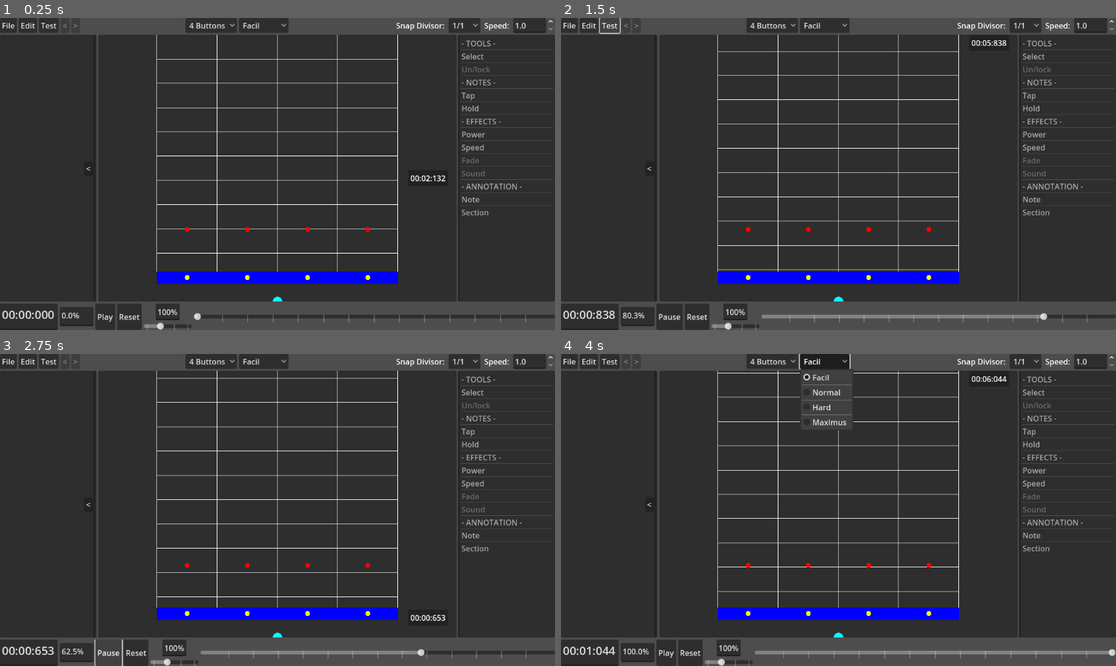
Above: before the commit, frames 1-4 (two rows, left to right).
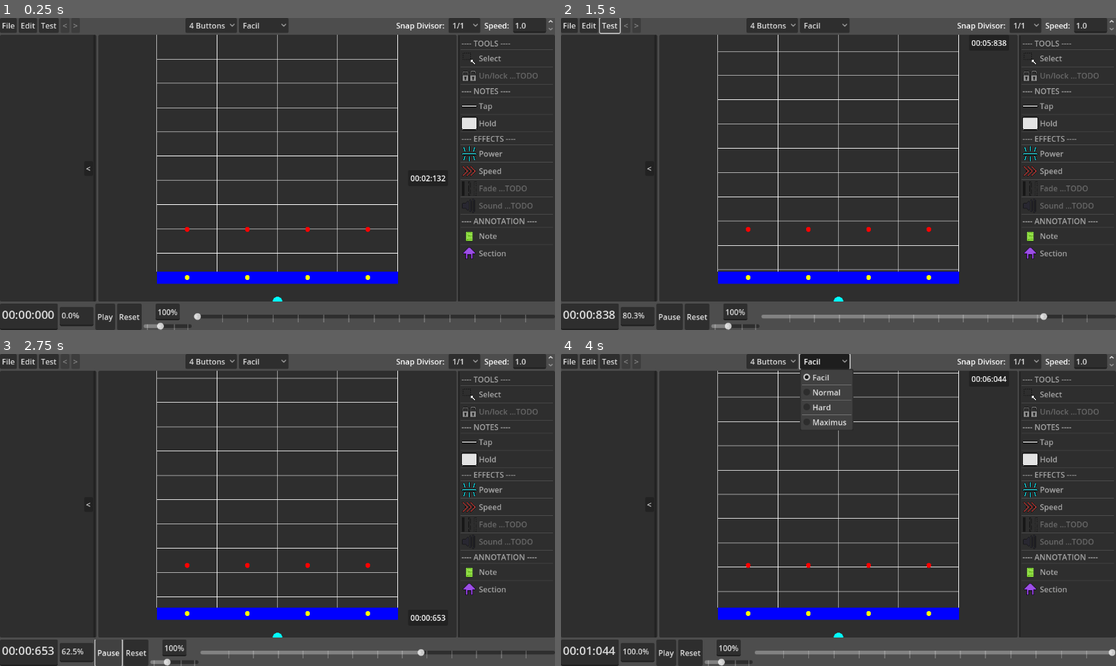
Above: after the commit, the same moments.

Repository: NothermanVEVO/June
Game: Godot game, scene res://Editor/Editor Composer.tscn
Same seed, same stepped clock (60 frames per second), same inputs: the game is played once before the commit and once after it. This scene is started directly instead of the project's main scene. Sound files missing from this copy of the repository are replaced by a short silence.
Inputs:
- Up to frame 1 (0.25 s): no input
- Up to frame 2 (1.5 s): click "Play" at 0.5 s; click "Test" at 1.25 s
- Up to frame 3 (2.75 s): click "Play" at 2 s
- Up to frame 4 (4 s): click "4 Buttons" at 2.75 s; click "Facil" at 3.5 s

The runs differ from the first frame. In frame 1, 1.8% of the frame differs, in the area x 82-100%, y 7-78%; in frame 2, 1.8%; in frame 3, 1.8%; in frame 4, 1.8%.

Commit message:
2025/08/26 - 001
- Now it's no longer possible to set to LongNotes to the same time position.
- Improved the response of the LongNoteInfo.
- LongNoteInfo has the three types of the LongNote.
- Created icons for the game items.
- Created MouseEffect, a MouseTrail and a MouseClick.
- Created a visual representation for when the Power Item is selected and a feedback for when the mouse is pressed.

Diff:
--- a/beat-the-beat/Editor/Editor Composer.tscn
+++ b/beat-the-beat/Editor/Editor Composer.tscn
@@ -8,7 +8,17 @@
 [ext_resource type="Script" uid="uid://b2vfybh62v642" path="res://Editor/MenuBar/Edit.gd" id="2_qj7uo"]
 [ext_resource type="Script" uid="uid://cr1l58jmclcj" path="res://Editor/SoundBoard.gd" id="3_ty45h"]
 [ext_resource type="AudioStream" uid="uid://bmdadx4pafmd6" path="res://Sound Test Sample/Brutal, acabou pro beta versão globo.mp3" id="5_d6op5"]
+[ext_resource type="Texture2D" uid="uid://oyfiimbt1x0y" path="res://assets/gameItemsIcons/selectIcon.png" id="6_6pnfi"]
 [ext_resource type="Script" uid="uid://df36n2m4tgkt0" path="res://Gear/Song.gd" id="6_a7m05"]
+[ext_resource type="Texture2D" uid="uid://cmb4i22o1gq1y" path="res://assets/gameItemsIcons/unLockIcon.png" id="7_vl3l7"]
+[ext_resource type="Texture2D" uid="uid://ckv44gvcprwo0" path="res://assets/gameItemsIcons/tapIcon.png" id="8_g7rpo"]
+[ext_resource type="Texture2D" uid="uid://do6yk8uk1nup3" path="res://assets/gameItemsIcons/holdIcon.png" id="9_fp4jx"]
+[ext_resource type="Texture2D" uid="uid://d1n862qhib3xx" path="res://assets/gameItemsIcons/powerIcon.png" id="10_6548f"]
+[ext_resource type="Texture2D" uid="uid://c7trhntorrf6m" path="res://assets/gameItemsIcons/speedIcon.png" id="11_p5hb3"]
+[ext_resource type="Texture2D" uid="uid://cwd2tbyrd7ani" path="res://assets/gameItemsIcons/fadeIcon.png" id="12_4las8"]
+[ext_resource type="Texture2D" uid="uid://dgsnb7bfdmvxl" path="res://assets/gameItemsIcons/soundIcon.png" id="13_1a345"]
+[ext_resource type="Texture2D" uid="uid://bl4jk8gih08u4" path="res://assets/gameItemsIcons/noteIcon.png" id="14_nlio8"]
+[ext_resource type="Texture2D" uid="uid://wt08ilca7rq5" path="res://assets/gameItemsIcons/sectionIcon.png" id="15_lhgse"]
 
 [node name="Editor Composer" type="VBoxContainer"]
 clip_contents = true
@@ -256,27 +266,37 @@
 size_flags_horizontal = 3
 size_flags_stretch_ratio = 0.0
 item_count = 14
-item_0/text = "- TOOLS -"
+item_0/text = "---- TOOLS ----"
 item_0/selectable = false
 item_1/text = "Select"
-item_2/text = "Un/lock"
+item_1/icon = ExtResource("6_6pnfi")
+item_2/text = "Un/lock ...TODO"
+item_2/icon = ExtResource("7_vl3l7")
 item_2/disabled = true
-item_3/text = "- NOTES -"
+item_3/text = "---- NOTES ----"
 item_3/selectable = false
 item_4/text = "Tap"
+item_4/icon = ExtResource("8_g7rpo")
 item_5/text = "Hold"
-item_6/text = "- EFFECTS -"
+item_5/icon = ExtResource("9_fp4jx")
+item_6/text = "---- EFFECTS ----"
 item_6/selectable = false
 item_7/text = "Power"
+item_7/icon = ExtResource("10_6548f")
 item_8/text = "Speed"
-item_9/text = "Fade"
+item_8/icon = ExtResource("11_p5hb3")
+item_9/text = "Fade ...TODO"
+item_9/icon = ExtResource("12_4las8")
 item_9/disabled = true
-item_10/text = "Sound"
+item_10/text = "Sound ...TODO"
+item_10/icon = ExtResource("13_1a345")
 item_10/disabled = true
-item_11/text = "- ANNOTATION -"
+item_11/text = "---- ANNOTATION ----"
 item_11/selectable = false
 item_12/text = "Note"
+item_12/icon = ExtResource("14_nlio8")
 item_13/text = "Section"
+item_13/icon = ExtResource("15_lhgse")
 script = ExtResource("1_sakc5")
 
 [node name="Resize Button" type="Button" parent="Middle/Game Components List"]
--- a/beat-the-beat/Editor/Game.gd
+++ b/beat-the-beat/Editor/Game.gd
@@ -63,16 +63,19 @@
 
 	_sample_long_annotation_note = LongNote.new(0, LongNote.Type.ANNOTATION)
 	add_child(_sample_long_annotation_note)
+	_sample_long_annotation_note.set_process(false)
 	_sample_long_annotation_note.position = Vector2(-10000000, -10000000)
 	_sample_long_annotation_note.modulate = Color(1, 1, 1, 0.5)
 
 	_sample_long_section_note = LongNote.new(0, LongNote.Type.SECTION)
 	add_child(_sample_long_section_note)
+	_sample_long_section_note.set_process(false)
 	_sample_long_section_note.position = Vector2(-10000000, -10000000)
 	_sample_long_section_note.modulate = Color(1, 1, 1, 0.5)
 
 	_sample_long_speed_note = LongNote.new(0, LongNote.Type.SPEED)
 	add_child(_sample_long_speed_note)
+	_sample_long_speed_note.set_process(false)
 	_sample_long_speed_note.position = Vector2(-10000000, -10000000)
 	_sample_long_speed_note.modulate = Color(1, 1, 1, 0.5)
 
@@ -107,6 +110,11 @@
 			#var song := Song.new()
 			#song.set_time(clampf(Song.get_time() + mouse_time_difference_y, 0.0, Song.get_duration()))
 
+	if GameComponents.get_selected_item_text() == "Power":
+		Global.set_mouse_effect(MouseEffect.Effect.POWER_ITEM)
+	else:
+		Global.set_mouse_effect(MouseEffect.Effect.NONE)
+
 	if has_focus():
 		focus_effect.visible = true
 		if Input.is_action_just_pressed("Scroll Up"): # SCROLL THE SONG
@@ -128,7 +136,6 @@
 		mouse_time_pos_y = _get_closest_grid_time_to_mouse()
 	else:
 		mouse_time_pos_y = NoteHolder.get_time_pos_y(_hit_zone_y - Note.height / 2, - Note.height / 2, mouse_pos.y, Song.get_time(), Song.get_time() + Gear.MAX_TIME_Y())
-	#print(Song.get_time())
 	var splitted_time := SoundBoard.split_time(mouse_time_pos_y)
 	_mouse_time_text.text = "%02d:%02d:%03d" % [splitted_time["minutes"], splitted_time["seconds"], splitted_time["milliseconds"]]
 
@@ -477,6 +484,8 @@
 		_currently_sample_long_note.set_time(mouse_time_pos_y)
 
 		if Input.is_action_just_pressed("Add Item"):
+			if gear.get_long_notes(_currently_sample_long_note.get_time(), _currently_sample_long_note.get_time()):
+				return #TODO SHOW A POPUP DIALOG HERE
 			gear.add_long_note(LongNote.new(_currently_sample_long_note.get_time(), _currently_sample_long_note.get_type()))
 			changed.emit()
 	else: # DIDN'T FIND A NOTE HOLD
--- a/beat-the-beat/Editor/LongNote.gd
+++ b/beat-the-beat/Editor/LongNote.gd
@@ -15,6 +15,10 @@
 var _type : Type
 
 static var height : float = 12
+
+var annotation : String = ""
+var section : String = ""
+var speed : float = 0.0
 
 func _init(time : float, type : Type) -> void:
 	_time = time
@@ -41,7 +45,9 @@
 
 func _process(delta: float) -> void:
 	if Input.is_action_just_pressed("Inspect Note") and get_global_rect().has_point(get_global_mouse_position()):
-		_long_note_info.display.call_deferred(true)
+		_long_note_info.display.call_deferred(not _long_note_info.visible)
+	if _long_note_info.visible:
+		_long_note_info.global_position = global_position + get_global_rect().size / 2 - _long_note_info.size / 2
 
 func set_time(time : float) -> void:
 	_time = time
@@ -51,3 +57,21 @@
 
 func get_type() -> Type:
 	return _type
+
+func set_annotation(note : String) -> void:
+	_long_note_info.set_annotation(note)
+
+func set_section(name : String) -> void:
+	_long_note_info.set_section(name)
+
+func set_speed(speed : float) -> void:
+	_long_note_info.set_speed(speed)
+
+func get_annotation() -> String:
+	return _long_note_info.get_annotation()
+
+func get_section() -> String:
+	return _long_note_info.get_section()
+
+func get_speed() -> float:
+	return _long_note_info.get_speed()
--- a/beat-the-beat/Editor/LongNoteInfo.gd
+++ b/beat-the-beat/Editor/LongNoteInfo.gd
@@ -5,6 +5,10 @@
 @onready var annotation_container : FlowContainer = $MarginContainer/VBoxContainer/Annotation
 @onready var section_container : FlowContainer = $MarginContainer/VBoxContainer/Section
 @onready var speed_container : FlowContainer = $MarginContainer/VBoxContainer/Speed
+
+@onready var _annotation_text : TextEdit = $MarginContainer/VBoxContainer/Annotation/NoteText
+@onready var _section_text : TextEdit = $MarginContainer/VBoxContainer/Section/SectionText
+@onready var _speed_spin_box : SpinBox = $MarginContainer/VBoxContainer/Speed/SpeedSpinBox
 
 var _type : LongNote.Type
 
@@ -23,9 +27,42 @@
 		LongNote.Type.SPEED:
 			speed_container.visible = true
 
+	z_index = 2
+
 func _process(delta: float) -> void:
 	if visible and (Input.is_action_just_pressed("Add Item") or Input.is_action_just_pressed("Inspect Note")) and not get_global_rect().has_point(get_global_mouse_position()):
 		visible = false
 
 func display(display : bool) -> void:
 	visible = display
+
+func set_annotation(note : String) -> void:
+	_annotation_text.text = note
+
+func set_section(name : String) -> void:
+	_section_text.text = name
+
+func set_speed(speed : float) -> void:
+	_speed_spin_box.value = speed
+
+func get_annotation() -> String:
+	return _annotation_text.text
+
+func get_section() -> String:
+	return _section_text.text
+
+func get_speed() -> float:
+	return _speed_spin_box.value
+
+func _on_speed_spin_box_value_changed(value: float) -> void:
+	_speed_spin_box.release_focus()
+
+func _on_note_text_changed() -> void:
+	if "\n" in _annotation_text.text:
+		_annotation_text.text = _annotation_text.text.replace("\n", "")
+		_annotation_text.release_focus()
+
+func _on_section_text_changed() -> void:
+	if "\n" in _section_text.text:
+		_section_text.text = _section_text.text.replace("\n", "")
+		_section_text.release_focus()
--- a/beat-the-beat/Editor/LongNoteInfo.tscn
+++ b/beat-the-beat/Editor/LongNoteInfo.tscn
@@ -5,6 +5,8 @@
 [node name="PanelContainer" type="PanelContainer"]
 offset_right = 40.0
 offset_bottom = 40.0
+size_flags_horizontal = 3
+size_flags_vertical = 3
 script = ExtResource("1_g6eli")
 
 [node name="MarginContainer" type="MarginContainer" parent="."]
@@ -18,6 +20,7 @@
 layout_mode = 2
 
 [node name="Annotation" type="FlowContainer" parent="MarginContainer/VBoxContainer"]
+visible = false
 layout_mode = 2
 last_wrap_alignment = 2
 vertical = true
@@ -38,6 +41,7 @@
 scroll_fit_content_width = true
 
 [node name="Section" type="FlowContainer" parent="MarginContainer/VBoxContainer"]
+visible = false
 layout_mode = 2
 vertical = true
 
@@ -57,6 +61,7 @@
 scroll_fit_content_width = true
 
 [node name="Speed" type="FlowContainer" parent="MarginContainer/VBoxContainer"]
+visible = false
 layout_mode = 2
 vertical = true
 
@@ -75,3 +80,7 @@
 max_value = 2.0
 step = 0.1
 value = 1.0
+
+[connection signal="text_changed" from="MarginContainer/VBoxContainer/Annotation/NoteText" to="." method="_on_note_text_changed"]
+[connection signal="text_changed" from="MarginContainer/VBoxContainer/Section/SectionText" to="." method="_on_section_text_changed"]
+[connection signal="value_changed" from="MarginContainer/VBoxContainer/Speed/SpeedSpinBox" to="." method="_on_speed_spin_box_value_changed"]
--- /dev/null
+++ b/beat-the-beat/Effects/MouseClickEffect.tscn
@@ -0,0 +1,14 @@
+[gd_scene format=3 uid="uid://cbpmqdvvxaug"]
+
+[node name="CPUParticles2D" type="CPUParticles2D"]
+scale = Vector2(4, 4)
+emitting = false
+amount = 50
+lifetime = 3.0
+one_shot = true
+explosiveness = 1.0
+lifetime_randomness = 1.0
+direction = Vector2(0, -1)
+spread = 180.0
+initial_velocity_max = 150.0
+scale_amount_max = 10.0
--- /dev/null
+++ b/beat-the-beat/Effects/MouseEffect.gd
@@ -0,0 +1,50 @@
+extends Node2D
+
+class_name MouseEffect
+
+enum Effect{NONE, POWER_ITEM}
+
+var _effect : Effect = Effect.NONE
+
+const mouse_trail_effect_scene := preload("res://Effects/MouseTrailEffect.tscn")
+var _mouse_trail_effect : CPUParticles2D
+
+const mouse_click_effect_scene := preload("res://Effects/MouseClickEffect.tscn")
+var _mouse_click_effect : CPUParticles2D
+
+const mouse_power_effect_color_ramp := preload("res://Effects/PowerColorRamp.tres")
+
+var _last_global_mouse_position : Vector2
+
+func _ready() -> void:
+	_mouse_trail_effect = mouse_trail_effect_scene.instantiate()
+	_mouse_click_effect = mouse_click_effect_scene.instantiate()
+	z_index = 10
+
+func set_type(effect : Effect) -> void:
+	_effect = effect
+	match _effect:
+		Effect.POWER_ITEM:
+			_mouse_click_effect.color_ramp = mouse_power_effect_color_ramp
+			_mouse_trail_effect.color_ramp = mouse_power_effect_color_ramp
+	_last_global_mouse_position = get_global_mouse_position()
+
+func _process(delta: float) -> void:
+	if _effect == Effect.NONE:
+		return
+
+	if get_global_mouse_position() != _last_global_mouse_position:
+		var effect : CPUParticles2D = _mouse_trail_effect.duplicate()
+		effect.global_position = get_global_mouse_position()
+		effect.direction = _last_global_mouse_position.direction_to(get_global_mouse_position())
+		add_child(effect)
+		effect.emitting = true
+		effect.finished.connect(effect.queue_free)
+	_last_global_mouse_position = get_global_mouse_position()
+
+	if Input.is_action_just_pressed("Add Item"):
+		var effect : CPUParticles2D = _mouse_click_effect.duplicate()
+		effect.global_position = get_global_mouse_position()
+		add_child(effect)
+		effect.emitting = true
+		effect.finished.connect(effect.queue_free)
--- /dev/null
+++ b/beat-the-beat/Effects/MouseTrailEffect.tscn
@@ -0,0 +1,14 @@
+[gd_scene format=3 uid="uid://cucbeh4gq7tnu"]
+
+[node name="MouseTrailEffect" type="CPUParticles2D"]
+scale = Vector2(4, 4)
+emitting = false
+amount = 2
+lifetime = 3.0
+one_shot = true
+explosiveness = 1.0
+lifetime_randomness = 1.0
+direction = Vector2(0, 1)
+spread = 120.0
+initial_velocity_max = 60.61
+scale_amount_max = 10.0
--- /dev/null
+++ b/beat-the-beat/Effects/PowerColorRamp.tres
@@ -0,0 +1,4 @@
+[gd_resource type="Gradient" format=3 uid="uid://c1ekvgklrsd6i"]
+
+[resource]
+colors = PackedColorArray(0, 1, 1, 1, 0, 0.324805, 0.852284, 1)
--- a/beat-the-beat/Global/Global.gd
+++ b/beat-the-beat/Global/Global.gd
@@ -6,6 +6,15 @@
 ## REFERS TO THE MAX SIZE Y IN THE GEAR CLASS
 signal changed_max_size_y
 
+var _mouse_effect : MouseEffect
+
+func _ready() -> void:
+	_mouse_effect = MouseEffect.new()
+	add_child(_mouse_effect)
+
+func set_mouse_effect(effect : MouseEffect.Effect) -> void:
+	_mouse_effect.set_type(effect)
+
 func get_percentage_between(start: float, end: float, value: float) -> float:
 	if end == start:
 		return 0.0
Not shown: 1 places in beat-the-beat/Editor/Editor Composer.tscn that only renumber resources
Not shown, added: beat-the-beat/Effects/MouseEffect.gd.uid
Binary file added: beat-the-beat/assets/gameItemsIcons/fadeIcon.png
Not shown, added: beat-the-beat/assets/gameItemsIcons/fadeIcon.png.import
Binary file added: beat-the-beat/assets/gameItemsIcons/holdIcon.png
Not shown, added: beat-the-beat/assets/gameItemsIcons/holdIcon.png.import
Binary file added: beat-the-beat/assets/gameItemsIcons/noteIcon.png
Not shown, added: beat-the-beat/assets/gameItemsIcons/noteIcon.png.import
Binary file added: beat-the-beat/assets/gameItemsIcons/powerIcon.png
Not shown, added: beat-the-beat/assets/gameItemsIcons/powerIcon.png.import
Binary file added: beat-the-beat/assets/gameItemsIcons/sectionIcon.png
Not shown, added: beat-the-beat/assets/gameItemsIcons/sectionIcon.png.import
(and 10 more such lines)
